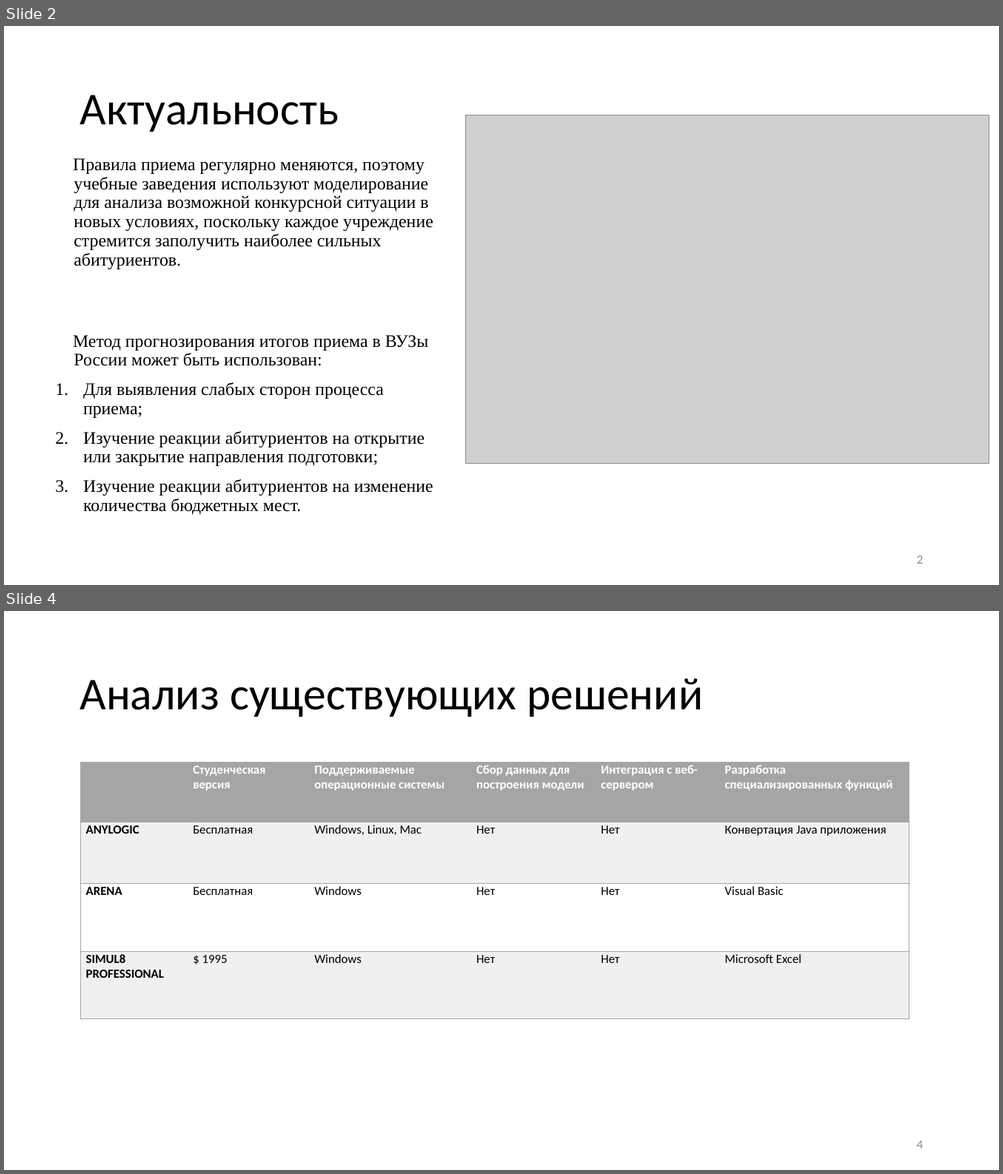
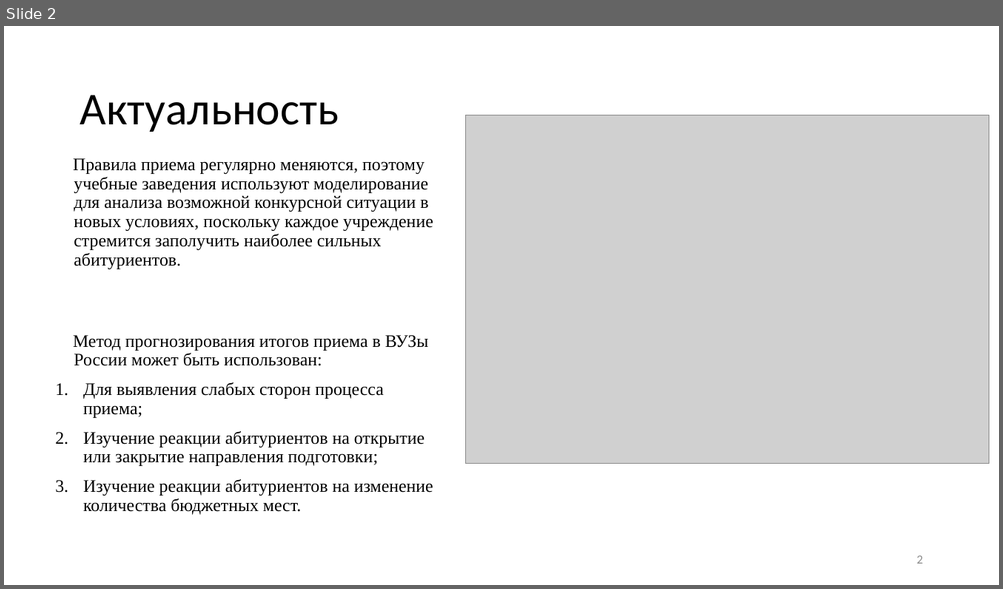
Before and after one commit to 1Bitcoin/scrape-universities-data, a slide deck: tex-diploma-template-main/Метод прогнозирования итогов приёма в вузы России на основе агентного моделирования.pptx. Shown one above the other, each under a label of ours: slides 2 and 4 before the commit, slide 2 after it; the slides between them are not shown. The pictures are 1003x1174 and 1003x589 pixels, drawn with LibreOffice and Linux fonts; fonts in the diff are those of the drawing; grey boxes stand for pictures. Boxes give left, top, right and bottom in pixels: in the first picture for what was removed or moved away, otherwise in the second. Text is boxed around its words. In the diff, an @@ line names an element or a change of style, - is before the commit and + after.

```diff
--- a/tex-diploma-template-main/Метод прогнозирования итогов приёма в вузы России на основе агентного моделирования.pptx
+++ b/tex-diploma-template-main/Метод прогнозирования итогов приёма в вузы России на основе агентного моделирования.pptx
@@ slide 4 removed at [4,611,999,1170], background #FFFFFF @@
@@ title removed at [79,678,703,717] @@
-Анализ существующих решений
@@ table removed at [80,763,908,1020], 4 rows, 6 columns @@
- | Студенческая версия | Поддерживаемые операционные системы | Сбор данных для построения модели | Интеграция с веб-сервером | Разработка специализированных функций
-ANYLOGIC | Бесплатная | Windows, Linux, Mac | Нет | Нет | Конвертация Java приложения
-ARENA | Бесплатная | Windows | Нет | Нет | Visual Basic
-SIMUL8 PROFESSIONAL | $ 1995 | Windows | Нет | Нет | Microsoft Excel
@@ page number removed at [916,1141,922,1149] @@
-4
```
Also in this commit, not shown: 2 slides changed, 6 slides added, 3 other slides removed, 1 other file.
